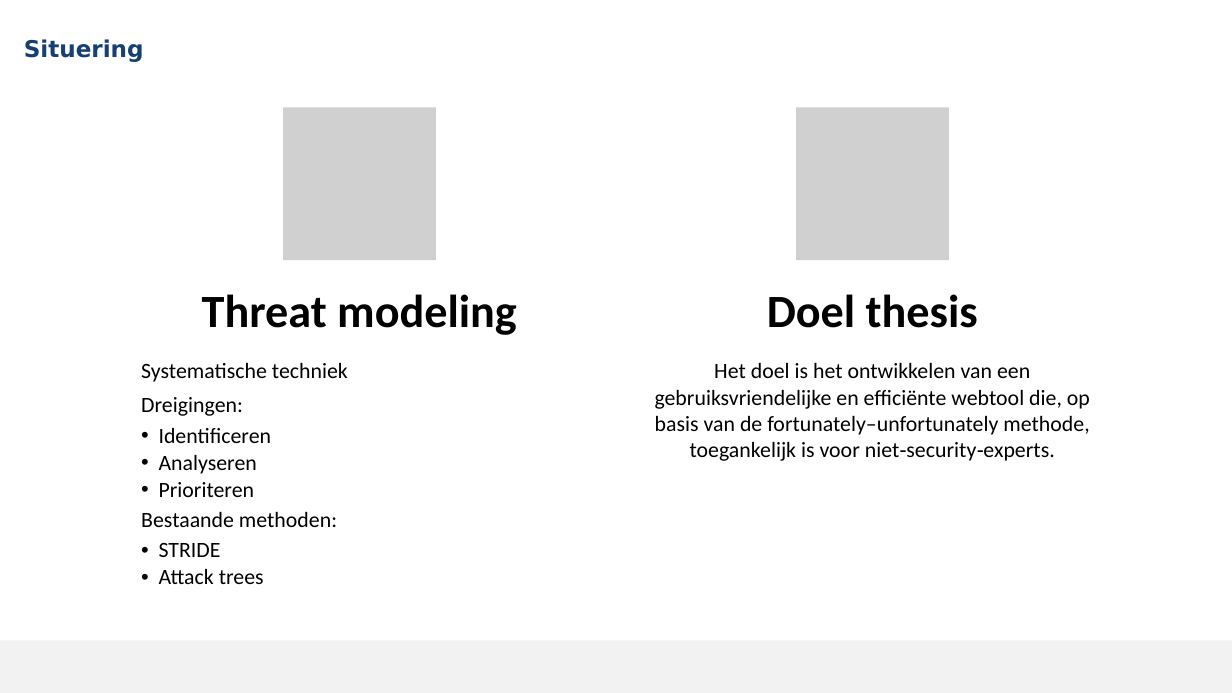
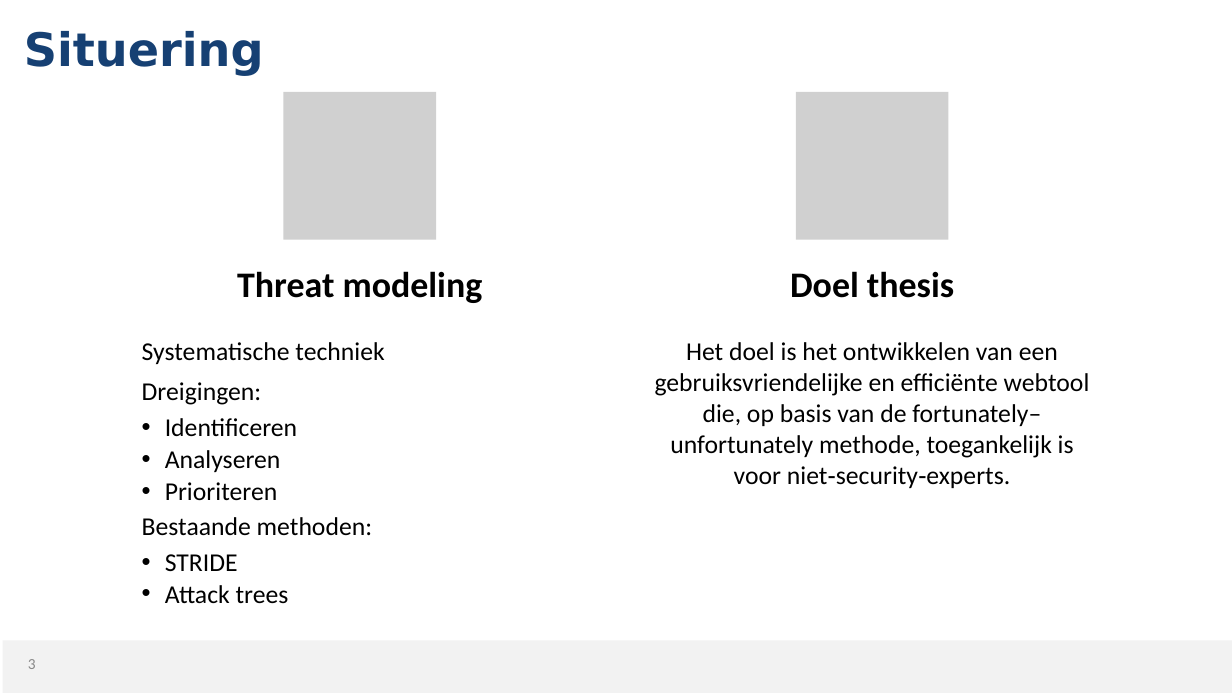
Before and after one commit to MikaG-1952764/masterproef, a slide deck: slide 3 of MP2526_Verdediging.pptx. Drawn at 1232x693 pixels with LibreOffice and Linux fonts; fonts in the diff are those of the drawing; grey boxes stand for pictures; background and template pictures are left out. Boxes give left, top, right and bottom in pixels: in the first picture for what was removed or moved away, otherwise in the second. Text is boxed around its words. In the diff, an @@ line names an element or a change of style, - is before the commit and + after.

```diff
--- a/MP2526_Verdediging.pptx
+++ b/MP2526_Verdediging.pptx
@@ title "Situering" at [24,31,264,76]: size 18 to 36 pt @@
@@ picture: place and size @@
-picture at [283,107,435,260]
+picture at [284,91,436,239]
@@ picture: place and size @@
-picture at [797,107,949,260]
+picture at [796,91,948,239]
@@ text "Threat modeling": place and size @@
-text "Threat modeling" at [202,294,517,335]
+text "Threat modeling" at [237,271,483,303]
@@ text "Threat modeling" at [237,271,483,303]: size 36 to 28 pt; less space between paragraphs @@
@@ text "Doel thesis": place and size @@
-text "Doel thesis" at [767,294,978,328]
+text "Doel thesis" at [790,271,954,298]
@@ text "Doel thesis" at [790,271,954,298]: size 36 to 28 pt; less space between paragraphs @@
@@ text "Systematische techniek": place and size @@
-text "Systematische techniek" at [141,363,348,584]
+text "Systematische techniek" at [142,342,384,603]
@@ text "Systematische techniek" at [142,342,384,603]: size 17 to 20 pt; more space between paragraphs; indent changed @@
@@ text "Het doel is het ontwikkelen ...": place and size @@
-text "Het doel is het ontwikkelen ..." at [655,363,1090,461]
+text "Het doel is het ontwikkelen ..." at [655,342,1090,488]
@@ text "Het doel is het ontwikkelen ..." at [655,342,1090,488]: size 17 to 20 pt; more space between paragraphs @@
@@ page number added at [28,659,36,669], 12 pt, text #898989 @@
+3
```
Also in this commit, not shown: 35 other slides changed, 1 slide added, 1 slide removed, 1 other file.
